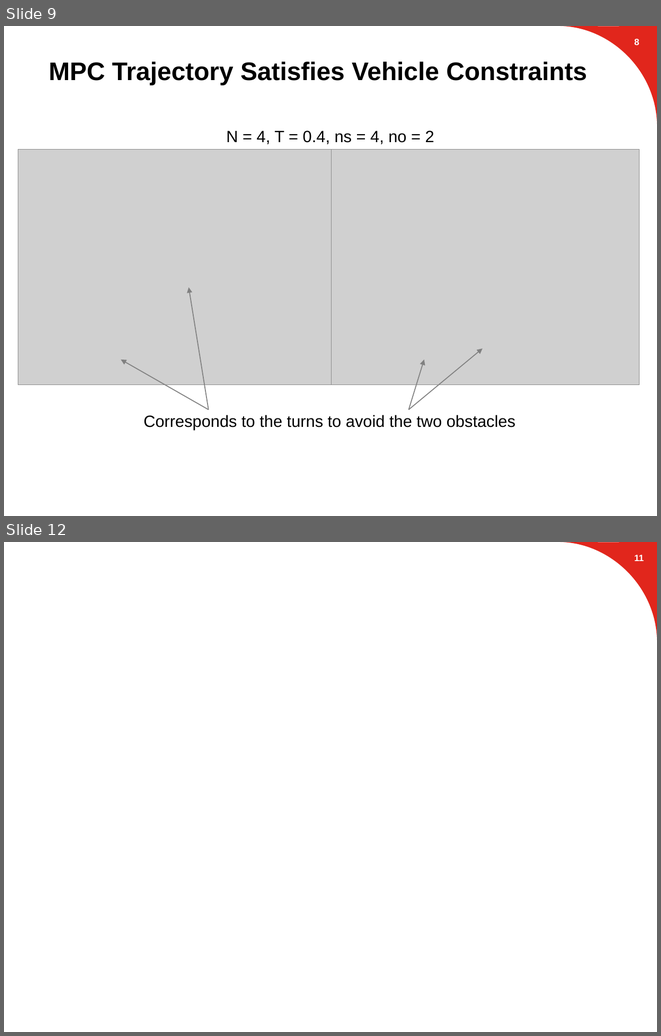
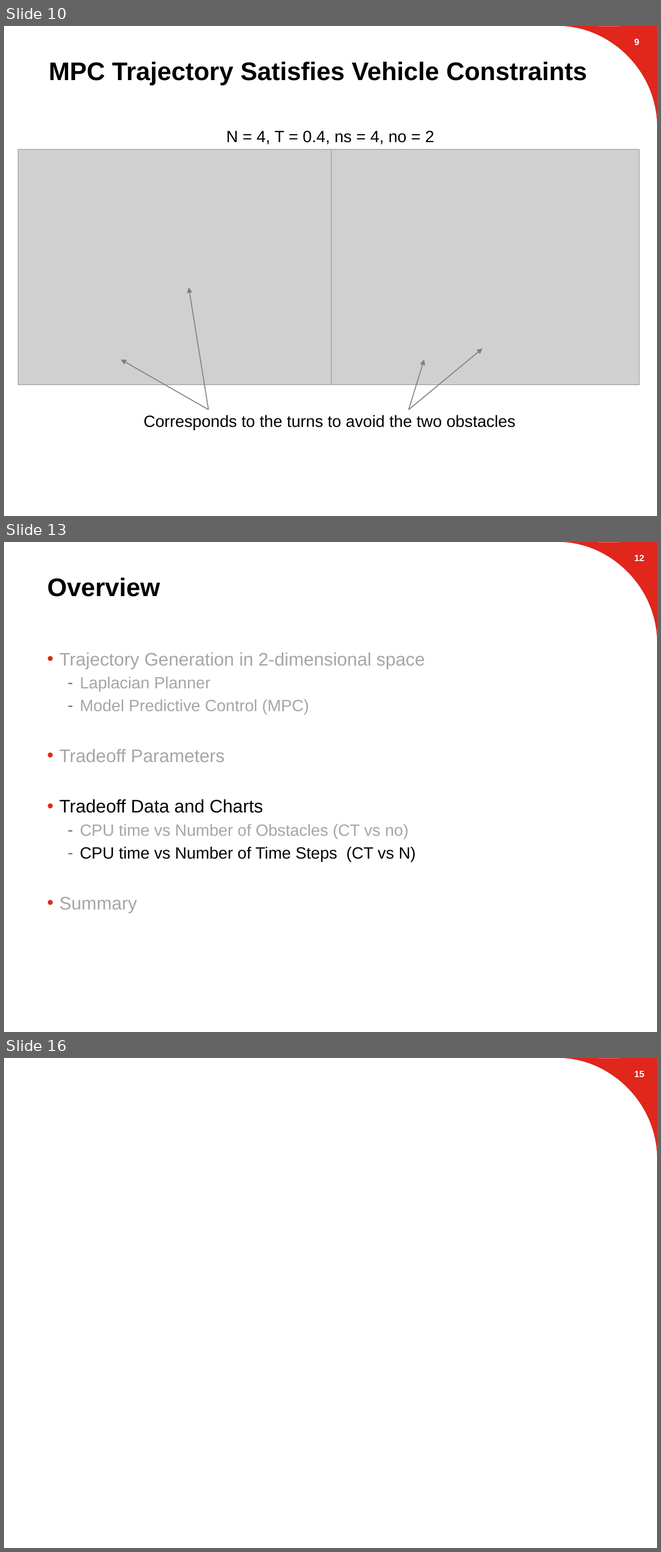
Before and after one commit to suvoganguli/GIG-MPC-Laplacian, a slide deck: 2D Results.pptx. Shown one above the other, each under a label of ours: slides 9 and 12 before the commit, slides 10, 13 and 16 after it; the slides between them are not shown. The pictures are 661x1036 and 661x1552 pixels, drawn with LibreOffice and Linux fonts; fonts in the diff are those of the drawing; grey boxes stand for pictures; background and template pictures are left out. Boxes give left, top, right and bottom in pixels: in the first picture for what was removed or moved away, otherwise in the second. Text is boxed around its words. In the diff, an @@ line names an element or a change of style, - is before the commit and + after.

```diff
--- a/2D Results.pptx
+++ b/2D Results.pptx
@@ slide 13 added at (4, 542, 657, 1032), background #FFFFFF; not listed: 1 template element that a slide beside it also shows @@
@@ page number added at (634, 555, 644, 561), 10 pt, text #FFFFFF, bold @@
+12
@@ title added at (47, 578, 160, 597), 28 pt, text #000000, bold @@
+Overview
@@ text added at (59, 652, 425, 912), 18 pt, text #A6A6A6 @@
+• Trajectory Generation in 2-dimensional space
+  – Laplacian Planner
+  – Model Predictive Control (MPC)
+• Tradeoff Parameters
+• Tradeoff Data and Charts
+  – CPU time vs Number of Obstacles (CT vs no)
+  – CPU time vs Number of Time Steps (CT vs N)
+• Summary
@@ what was slide 9 is now slide 10 @@
@@ what was slide 12 is now slide 16 @@
@@ page number at (634, 1071, 644, 1077): text changed @@
-11
+15
```
Also in this commit, not shown: 5 slides changed, 3 other slides added.
